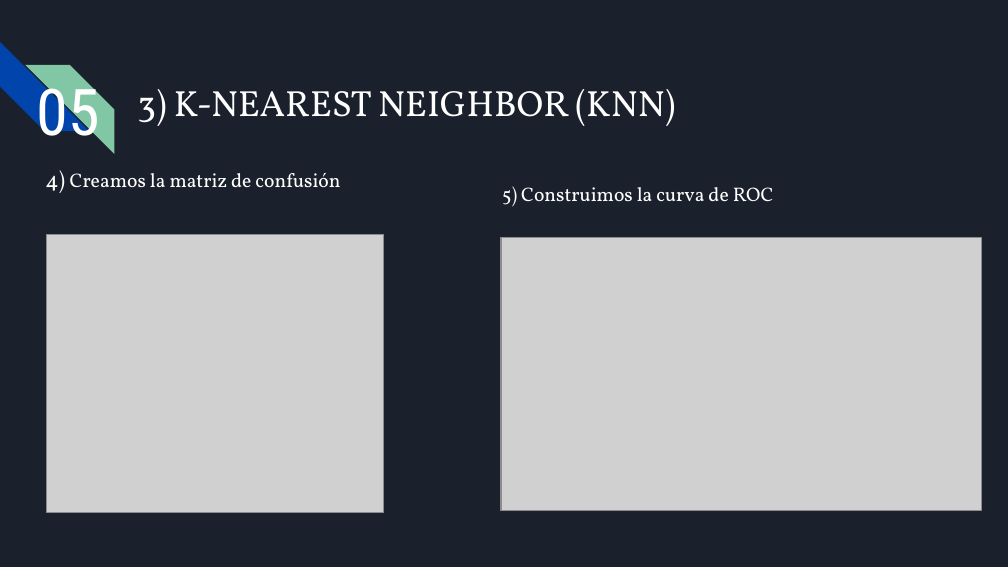
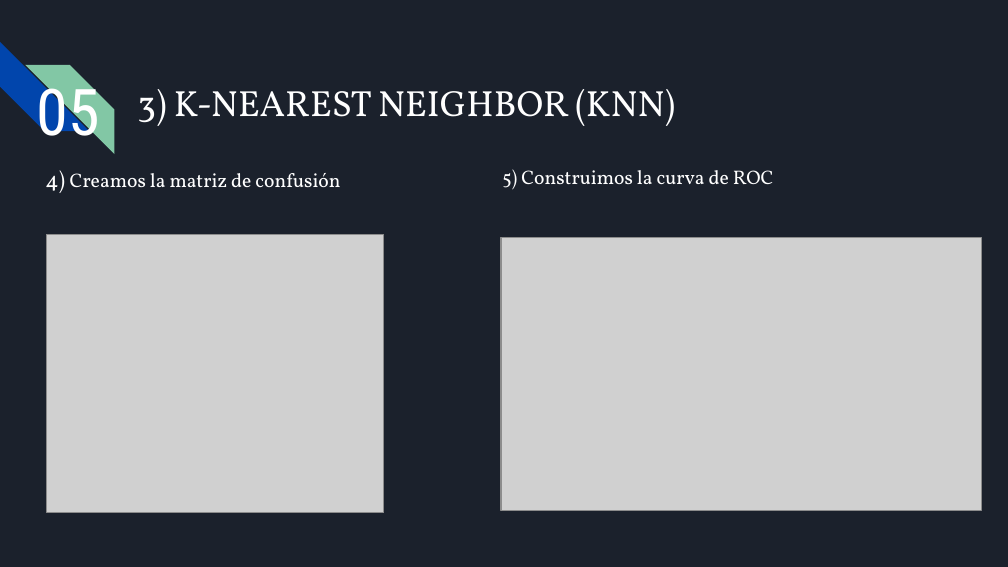
Before and after one commit to Alejo3107/PROYECTO_CH_DS, a slide deck: slide 34 of Presentación ejecutiva.pptx. Drawn at 1008x567 pixels with LibreOffice and Linux fonts; fonts in the diff are those of the drawing; grey boxes stand for pictures; background and template pictures are left out. Boxes give left, top, right and bottom in pixels: in the first picture for what was removed or moved away, otherwise in the second. Text is boxed around its words. In the diff, an @@ line names an element or a change of style, - is before the commit and + after.

```diff
--- a/Presentación ejecutiva.pptx
+++ b/Presentación ejecutiva.pptx
@@ text "5) Construimos la curva de ...": place and size @@
-text "5) Construimos la curva de ..." at bbox=[502, 186, 774, 207]
+text "5) Construimos la curva de ..." at bbox=[502, 169, 774, 190]
```
Also in this commit, not shown: 3 other slides changed, 1 slide added.
